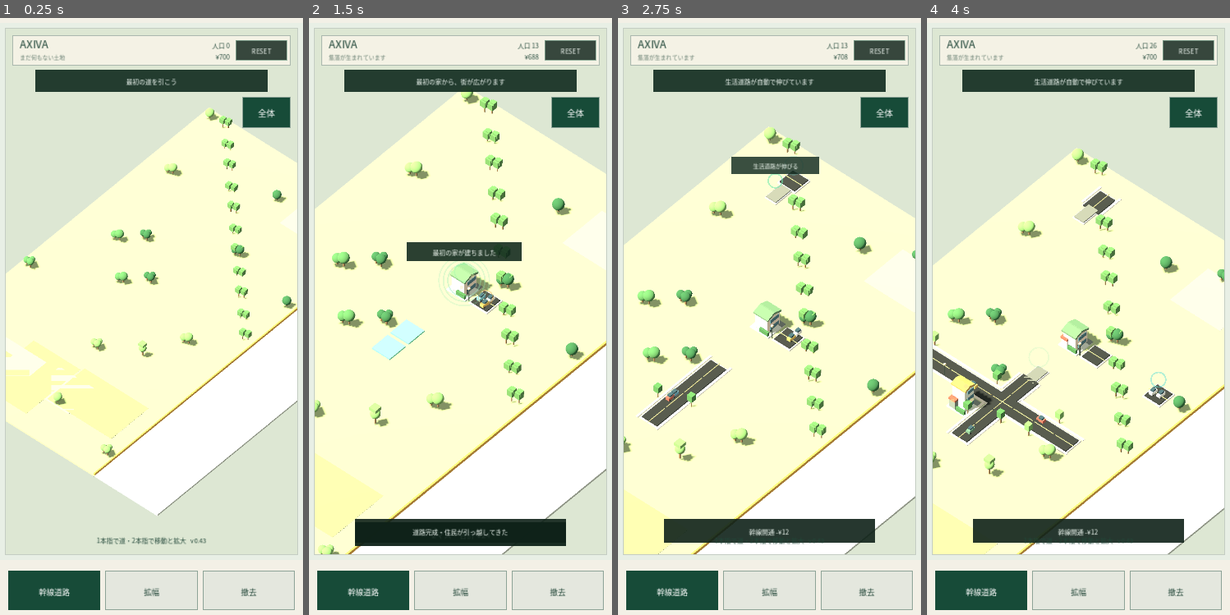
Above: before the commit, frames 1-4 (left to right).
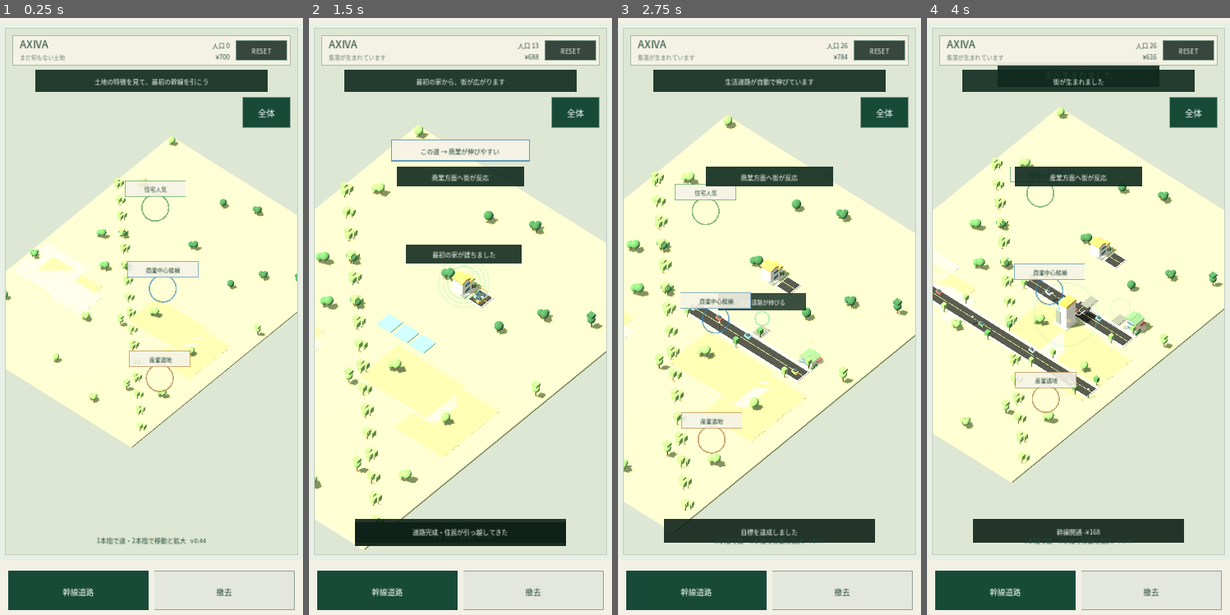
Above: after the commit, the same moments.

Repository: 48wr9f4wgp-lab/machi-loop
Game: Godot game, scene res://main.tscn
The game is run twice, just before and just after one commit, with the same random seed, the same clock (stepped at 60 frames per second) and the same inputs.
Inputs (mouse positions are in pixels of both pictures, inside the frame that each line leads up to):
- Up to frame 1 (0.25 s): no input
- Up to frame 2 (1.5 s): tap Enter at 0.5 s; move the mouse to (527, 262) at 0.52 s; click (527, 262) at 0.67 s; drag from (399, 328) to (445, 429) at 1.27 s
- Up to frame 3 (2.75 s): move the mouse to (799, 149) at 2.02 s; click (799, 149) at 2.17 s
- Up to frame 4 (4 s): drag from (1063, 429) to (987, 197) at 2.77 s; move the mouse to (1169, 394) at 3.52 s; click (1169, 394) at 3.67 s

The runs differ from the first frame. In frame 1, 25% of the frame differs, in the area x 1-99%, y 10-100%; in frame 2, 31%; in frame 3, 33%; in frame 4, 42%, in the area x 1-99%, y 6-100%.

Commit message:
Route current main through v0.44 core fun rebuild

Diff:
--- a/main.gd
+++ b/main.gd
@@ -1 +1 @@
-extends "res://main_v43_tempo_payoff.gd"
+extends "res://main_v44_core_fun.gd"
